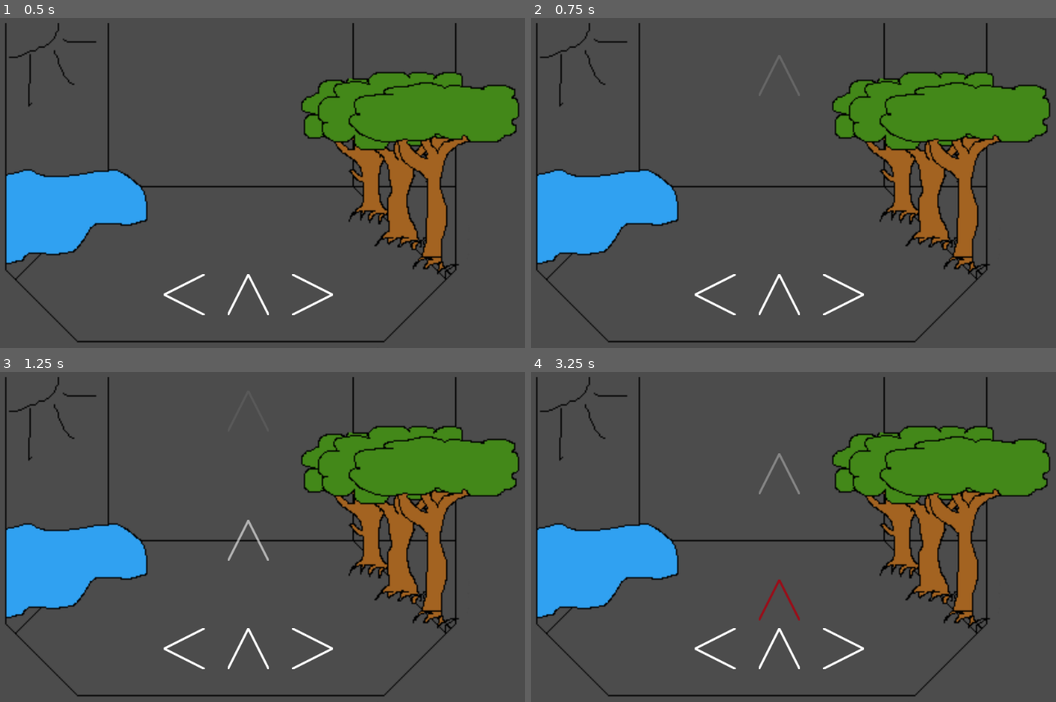
Above: before the commit, frames 1-4 (two rows, left to right).
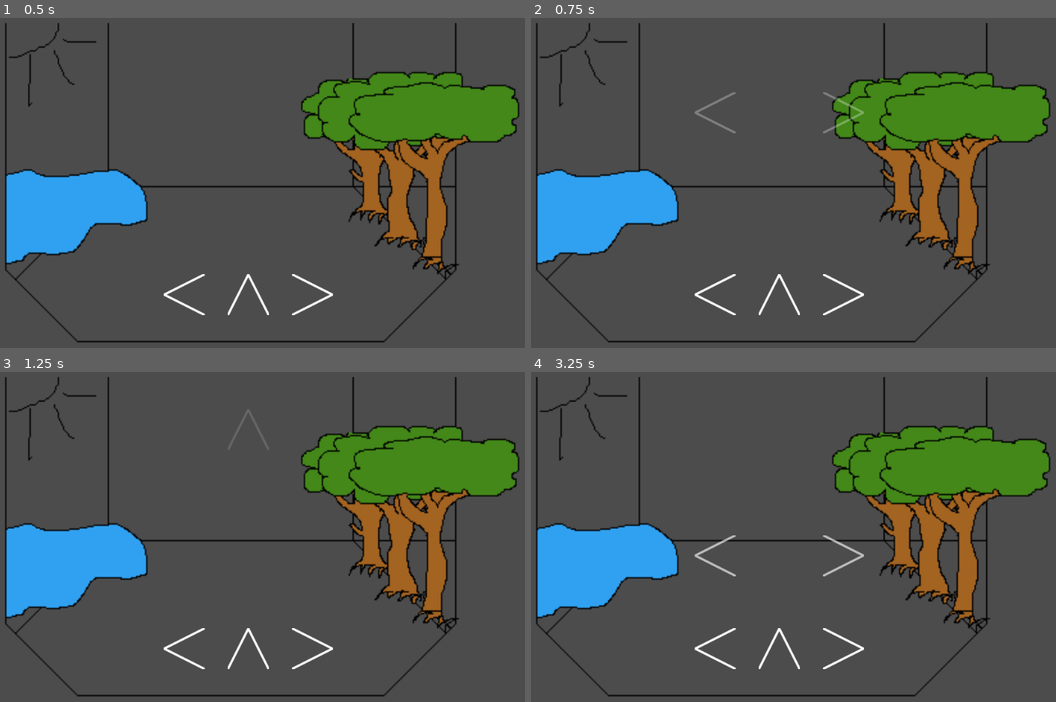
Above: after the commit, the same moments.

Repository: Sntx626/GameJam5
Game: Godot game, scene res://Scenes/MainScene.tscn
Same seed, same stepped clock (60 frames per second), same inputs: the game is played once before the commit and once after it.
Inputs:
- Up to frame 1 (0.5 s): no input
- Up to frame 2 (0.75 s): tap Enter at 0.5 s; hold Right (A_right) from 0.53 s (still down)
- Up to frame 3 (1.25 s): keep holding Right (A_right)
- Up to frame 4 (3.25 s): release Right (A_right) at 1.28 s; hold Left (A_left) 1.28-2.03 s; hold Right (A_right) 2.03-2.78 s; hold Up (A_up) from 2.78 s (still down)

Frame 1 is identical in both runs. In frame 2, 0.3% of the frame differs, in the area x 31-64%, y 11-35%; in frame 3, 0.2%; in frame 4, 0.5%, in the area x 31-64%, y 24-76%.

Commit message:
Added Beatmap

Diff:
--- a/Scenes/UI.gd
+++ b/Scenes/UI.gd
@@ -1,12 +1,12 @@
 extends Node2D
-var templateUp =    "."
-var templateRight = " "
-var templateLeft =  " "
+var templateUp =    ". .."
+var templateRight = " .  "
+var templateLeft =  " .  "
 
 var bpm = 104;
 
 var frequenz = 60000/bpm;
-var showTime = frequenz*2;
+var showTime = frequenz;
 
 
 var arrow_up_list = [];
@@ -62,9 +62,9 @@
 		timeCollapsed -= frequenz;
 		if (templateUp[tick%templateUp.length()] == '.'):
 			addArrow($UI/ArrowTop, arrow_up_list);
-		if (templateRight[tick%templateUp.length()] == '.'):
+		if (templateRight[tick%templateRight.length()] == '.'):
 			addArrow($UI/ArrowRight, arrow_right_list);
-		if (templateLeft[tick%templateUp.length()] == '.'):
+		if (templateLeft[tick%templateLeft.length()] == '.'):
 			addArrow($UI/ArrowLeft, arrow_left_list);
 	clearRowFromStopped(arrow_up_list)
 	clearRowFromStopped(arrow_left_list)
